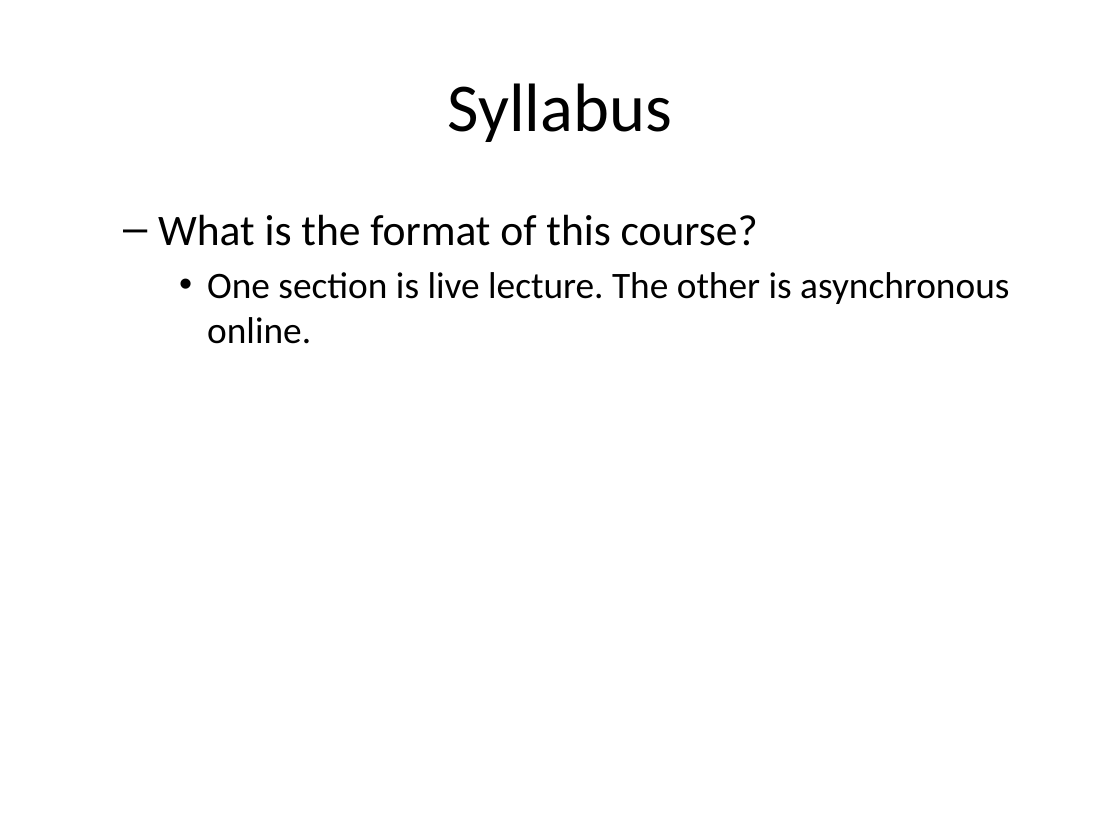
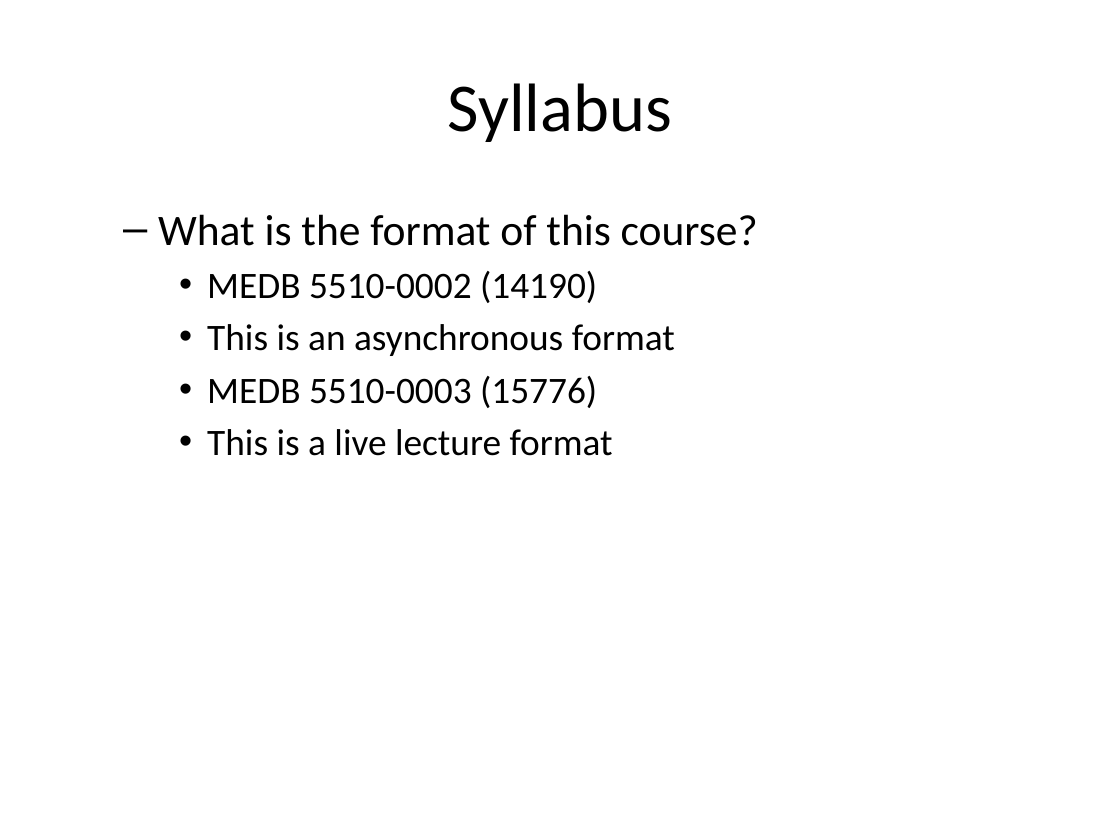
Before and after one commit to pmean/classes, a slide deck: slide 12 of clinical-research-methodology/src/video00-overview.pptx. Drawn at 1120x840 pixels with LibreOffice and Linux fonts; fonts in the diff are those of the drawing. Boxes give left, top, right and bottom in pixels: in the first picture for what was removed or moved away, otherwise in the second. Text is boxed around its words. In the diff, an @@ line names an element or a change of style, - is before the commit and + after.

```diff
--- a/clinical-research-methodology/src/video00-overview.pptx
+++ b/clinical-research-methodology/src/video00-overview.pptx
@@ text at box(207, 271, 675, 456): text changed @@
-    • One section is live lecture. The other is asynchronous online.
+    • MEDB 5510-0002 (14190)
+    • This is an asynchronous format
+    • MEDB 5510-0003 (15776)
+    • This is a live lecture format
```
Also in this commit, not shown: 8 other slides changed, 22 slides added, 1 slide removed, 2 other files.
